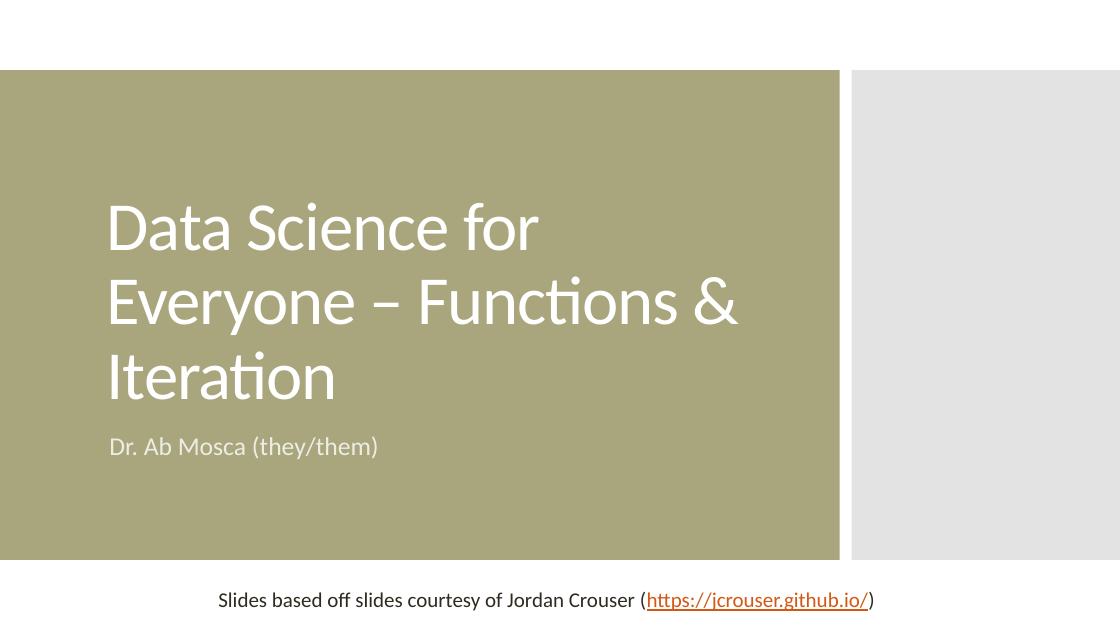
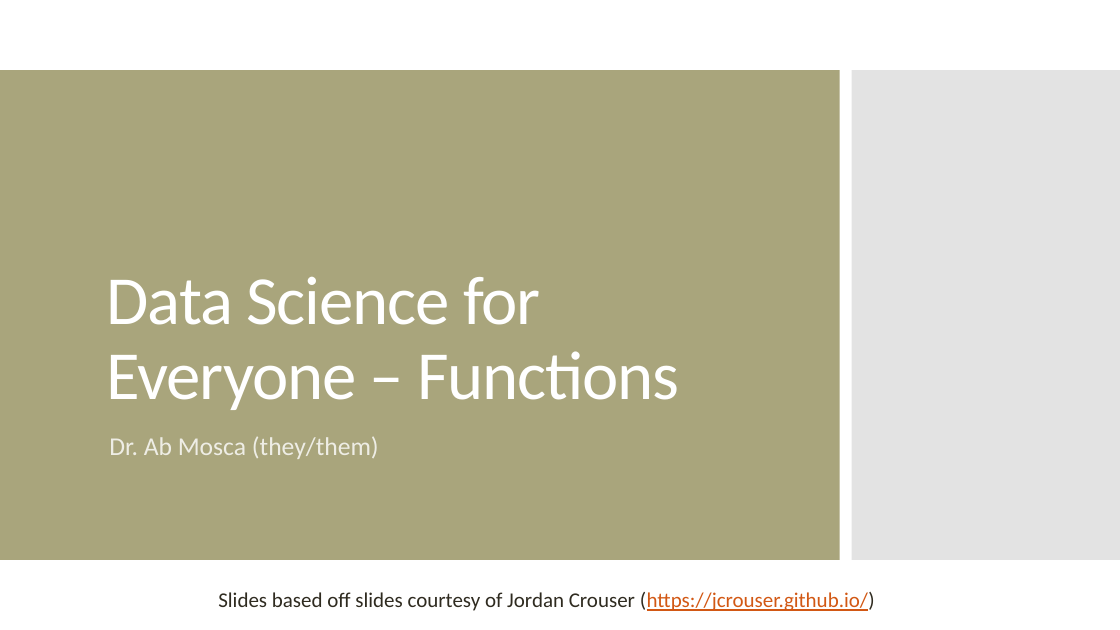
Before and after one commit to amosca01/Intro-DS-F23, a slide deck: slide 1 of slides/17-functions-pt1.pptx. Drawn at 1120x630 pixels with LibreOffice and Linux fonts; fonts in the diff are those of the drawing. Boxes give left, top, right and bottom in pixels: in the first picture for what was removed or moved away, otherwise in the second. Text is boxed around its words. In the diff, an @@ line names an element or a change of style, - is before the commit and + after.

```diff
--- a/slides/17-functions-pt1.pptx
+++ b/slides/17-functions-pt1.pptx
@@ title at (107,277,679,410): text changed @@
-Data Science for Everyone – Functions & Iteration
+Data Science for Everyone – Functions
```
Also in this commit, not shown: 3 other files.
